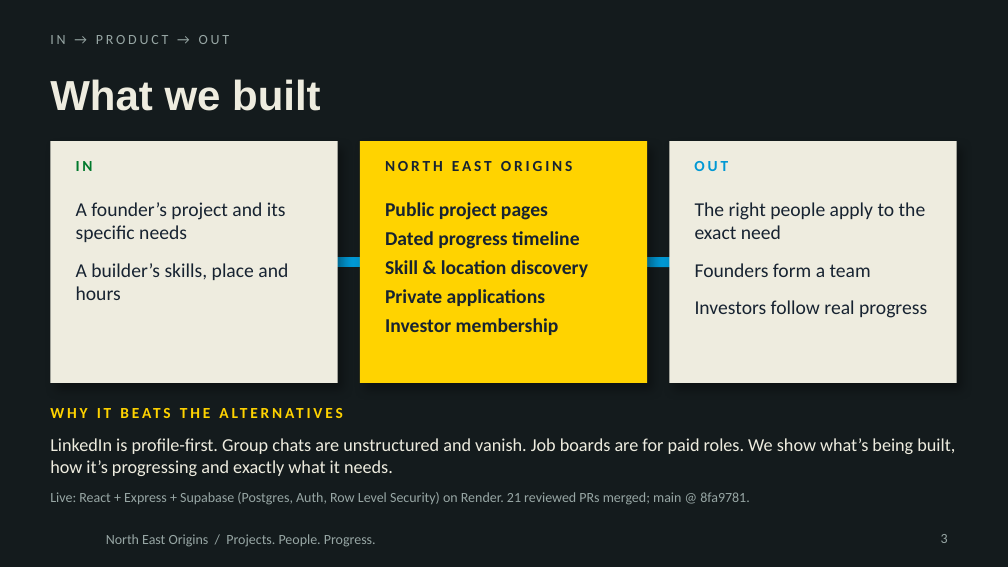
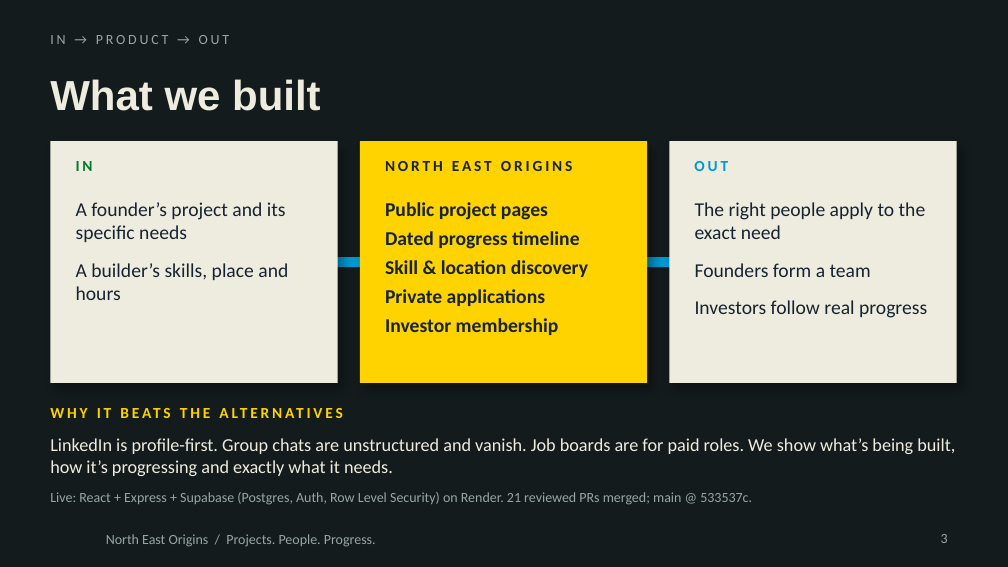
Before and after one commit to Abid091106/NorthEastOrigin, a slide deck: slide 3 of pitch/North-East-Origins-pitch-v3.pptx. Drawn at 1008x567 pixels with LibreOffice and Linux fonts; fonts in the diff are those of the drawing; background and template pictures are left out. Boxes give left, top, right and bottom in pixels: in the first picture for what was removed or moved away, otherwise in the second. Text is boxed around its words. In the diff, an @@ line names an element or a change of style, - is before the commit and + after.

```diff
--- a/pitch/North-East-Origins-pitch-v3.pptx
+++ b/pitch/North-East-Origins-pitch-v3.pptx
@@ text at [50, 492, 752, 505]: text changed @@
-Live: React + Express + Supabase (Postgres, Auth, Row Level Security) on Render. 21 reviewed PRs merged; main @ 8fa9781.
+Live: React + Express + Supabase (Postgres, Auth, Row Level Security) on Render. 21 reviewed PRs merged; main @ 533537c.
```
